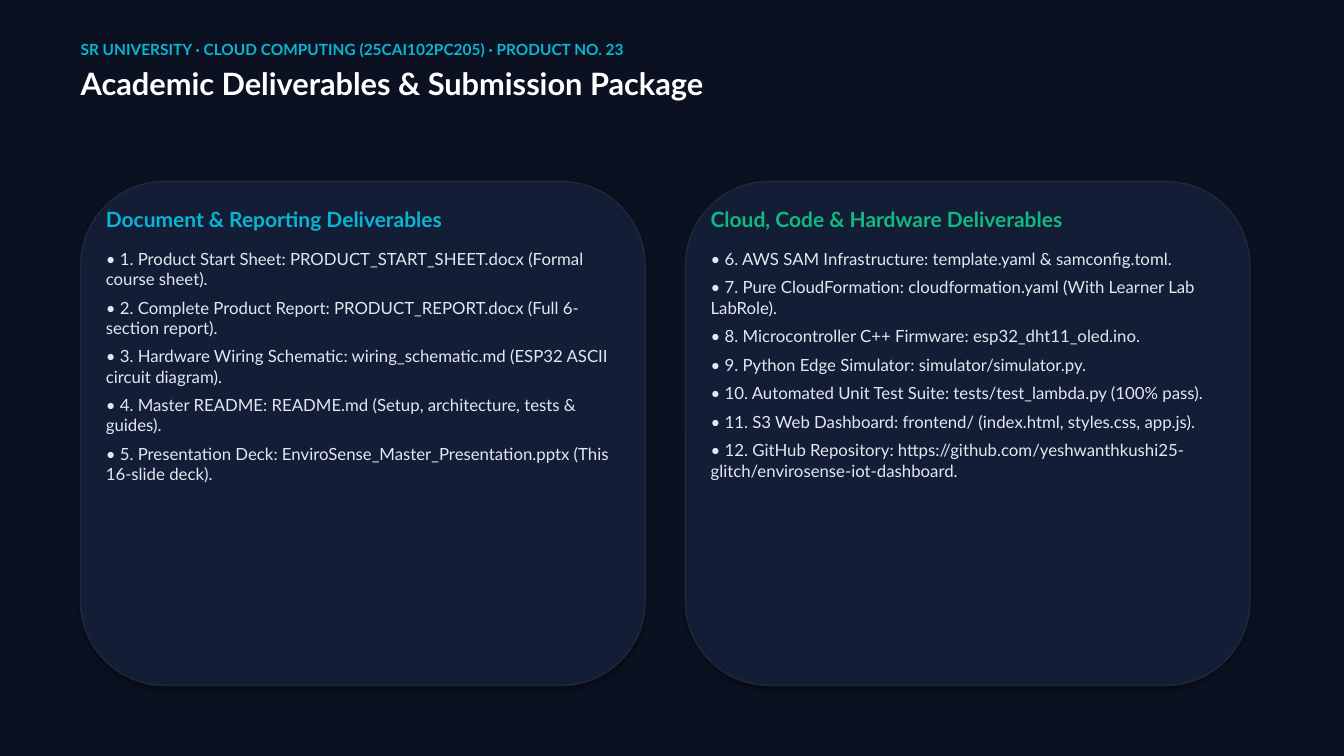
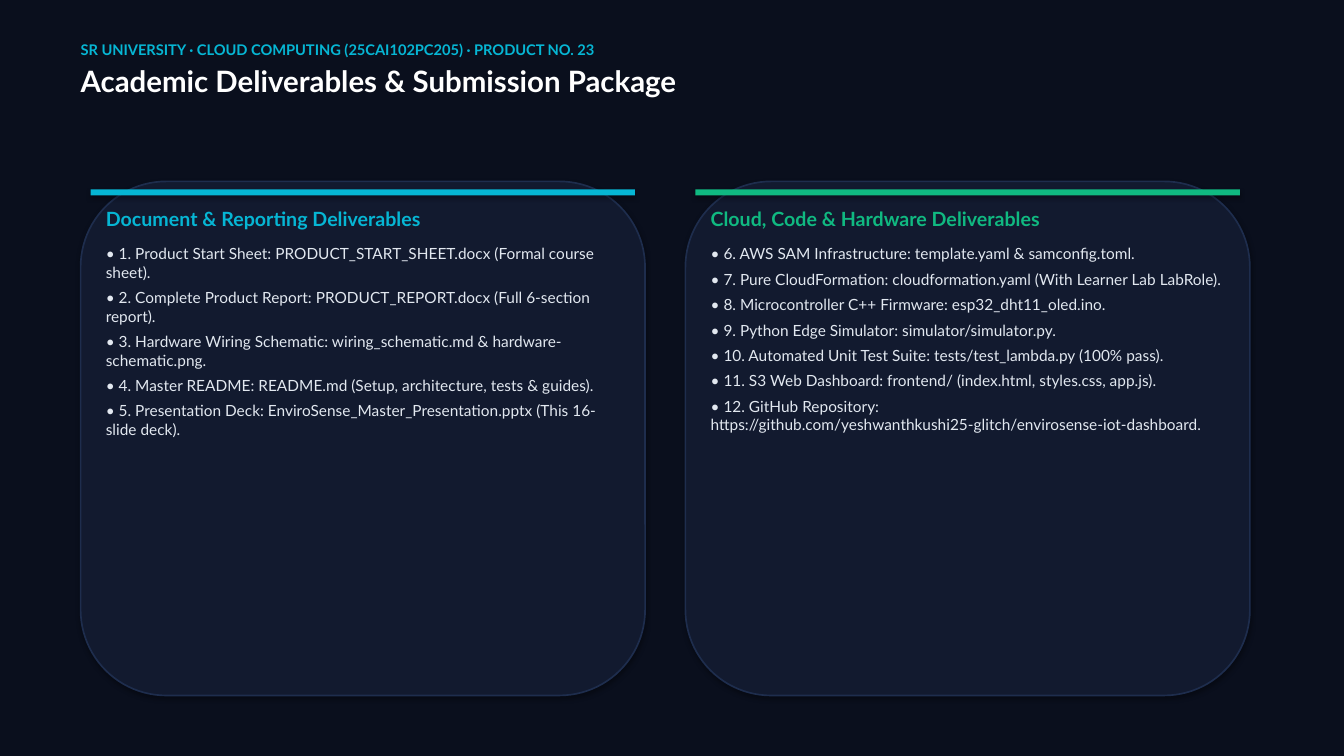
Before and after one commit to yeshwanthkushi25-glitch/envirosense-iot-dashboard, a slide deck: slide 14 of EnviroSense_Master_Presentation.pptx. Drawn at 1344x756 pixels with LibreOffice and Linux fonts; fonts in the diff are those of the drawing. Boxes give left, top, right and bottom in pixels: in the first picture for what was removed or moved away, otherwise in the second. Text is boxed around its words. In the diff, an @@ line names an element or a change of style, - is before the commit and + after.

Commit message:
style: overhaul visual design, circular gauges, embedded diagrams & presentation deck

```diff
--- a/EnviroSense_Master_Presentation.pptx
+++ b/EnviroSense_Master_Presentation.pptx
@@ rectangle at [0, 0, 1344, 756]: fill #0B1120 to #0A0F1D @@
@@ text "SR UNIVERSITY · CLOUD COMPUTING ..." at [81, 43, 676, 98]: size 11 to 10.5 pt in "SR UNIVERSITY · CLOUD COMPUTING (25CAI102PC205) · ..."; size 22 to 21 pt in "Academic Deliverables & Submission Package" @@
@@ rounded rectangle: place and size @@
-rounded rectangle at [81, 181, 645, 686]
+rounded rectangle at [81, 181, 645, 696]
@@ rounded rectangle at [81, 181, 645, 696]: fill #131D36 to #121A2F; outline #1E293B 1 pt to #1E2D4D 1.2 pt @@
@@ rectangle added at [91, 190, 635, 196], fill #06B6D4 @@
@@ rounded rectangle at [686, 181, 1250, 696]: fill #131D36 to #121A2F; outline #1E293B 1 pt to #1E2D4D 1.2 pt @@
@@ rounded rectangle: place and size @@
-rounded rectangle at [686, 181, 1250, 686]
+rounded rectangle at [686, 181, 1250, 696]
@@ rectangle added at [696, 190, 1240, 196], fill #10B981 @@
@@ text "Cloud, Code & Hardware Deliverables" at [711, 211, 1201, 433]: size 15 to 14 pt in "Cloud, Code & Hardware Deliverables"; size 12 to 11 pt; less space between paragraphs @@
@@ text at [106, 211, 596, 437]: size 15 to 14 pt in "Document & Reporting Deliverables"; size 12 to 11 pt in "• 1. Product Start Sheet: PRODUCT_START_SHEET.docx (Formal ...", "• 2. Complete Product Report: PRODUCT_REPORT.docx (Full ...", "• 4. Master README: README.md (Setup, architecture, ...", "• 5. Presentation Deck: EnviroSense_Master_Presentation.pptx ..."; less space between paragraphs @@
@@ text at [106, 335, 562, 369]: text changed; size 12 to 11 pt @@
-• 3. Hardware Wiring Schematic: wiring_schematic.md (ESP32 ASCII circuit diagram).
+• 3. Hardware Wiring Schematic: wiring_schematic.md & hardware-schematic.png.
```
Also in this commit, not shown: 15 other slides changed, 15 other files.
